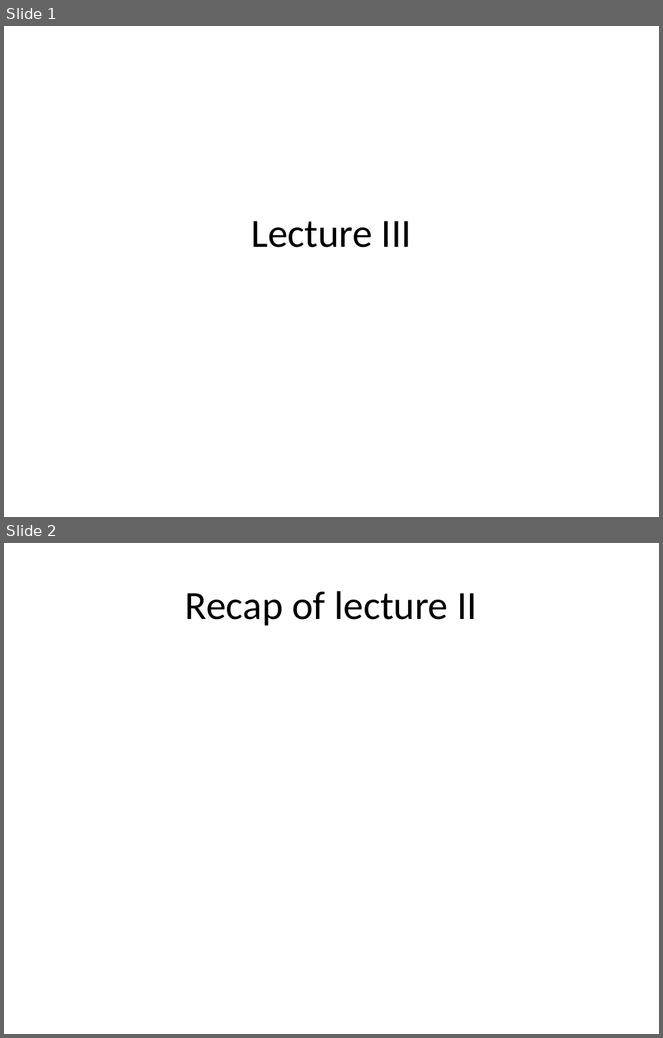
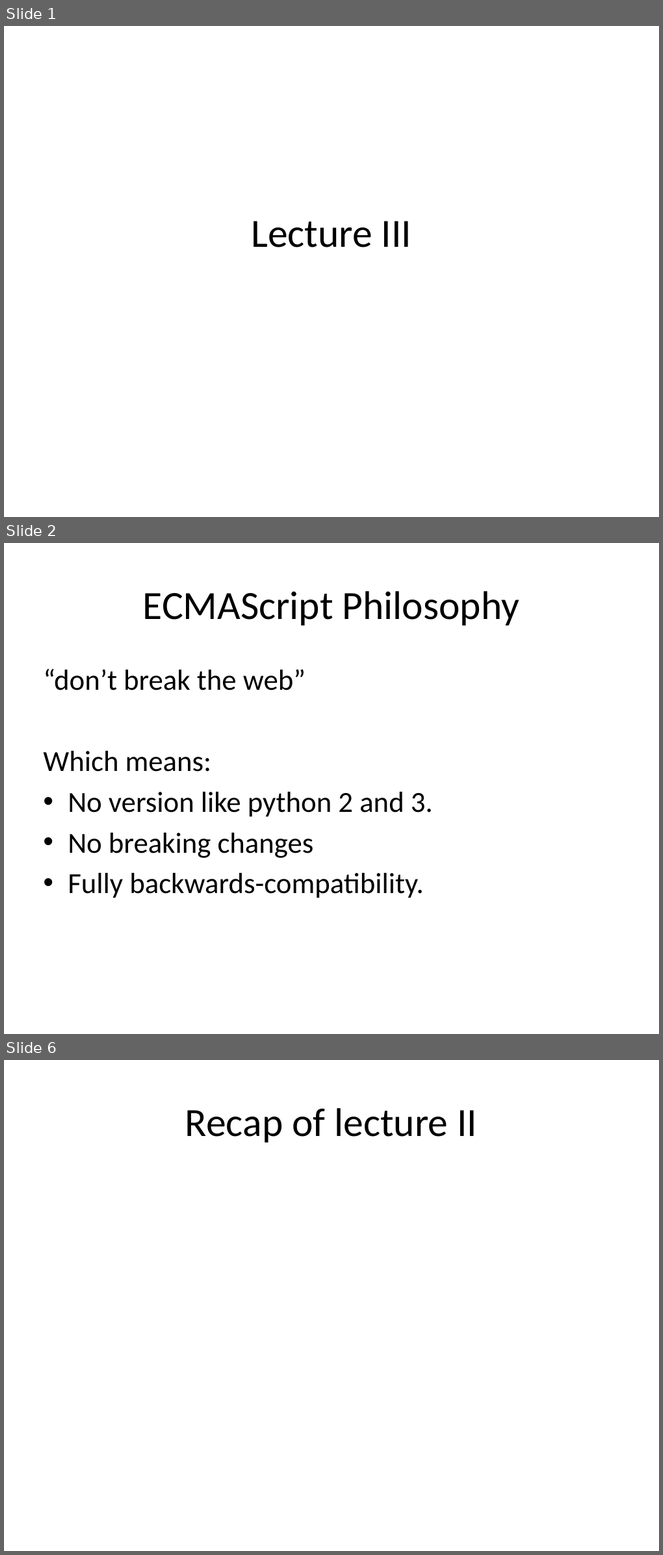
Before and after one commit to dzmitry-varabei/front-end-course, a slide deck: lecture-3-recap-scope/scope.pptx. Shown one above the other, each under a label of ours: slides 1 and 2 before the commit, slides 1, 2 and 6 after it; the slides between them are not shown. The pictures are 663x1038 and 663x1555 pixels, drawn with LibreOffice and Linux fonts; fonts in the diff are those of the drawing. Boxes give left, top, right and bottom in pixels: in the first picture for what was removed or moved away, otherwise in the second. Text is boxed around its words. In the diff, an @@ line names an element or a change of style, - is before the commit and + after.

```diff
--- a/lecture-3-recap-scope/scope.pptx
+++ b/lecture-3-recap-scope/scope.pptx
@@ slide 2 added at (4, 543, 659, 1034), background #FFFFFF @@
@@ title added at (143, 591, 520, 626), 44 pt, text #000000 @@
+ECMAScript Philosophy
@@ text added at (43, 669, 433, 899), 32 pt, text #000000 @@
+“don’t break the web”
+Which means:
+• No version like python 2 and 3.
+• No breaking changes
+• Fully backwards-compatibility.
@@ what was slide 2 is now slide 6 @@
```
Also in this commit, not shown: 3 other slides added, 17 slides removed, 2 other files.
